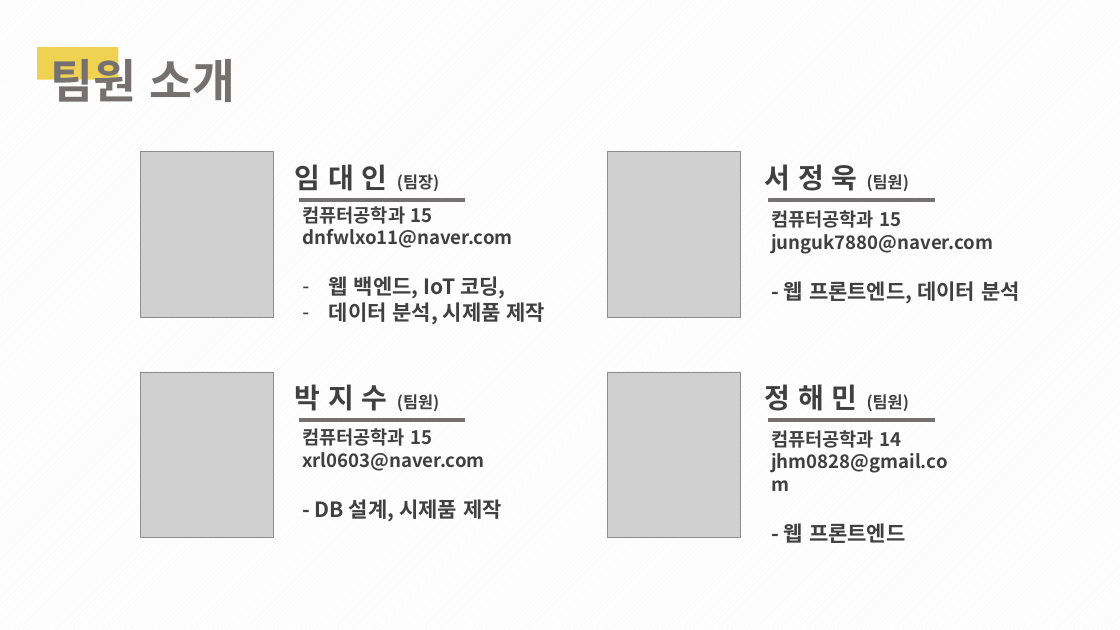
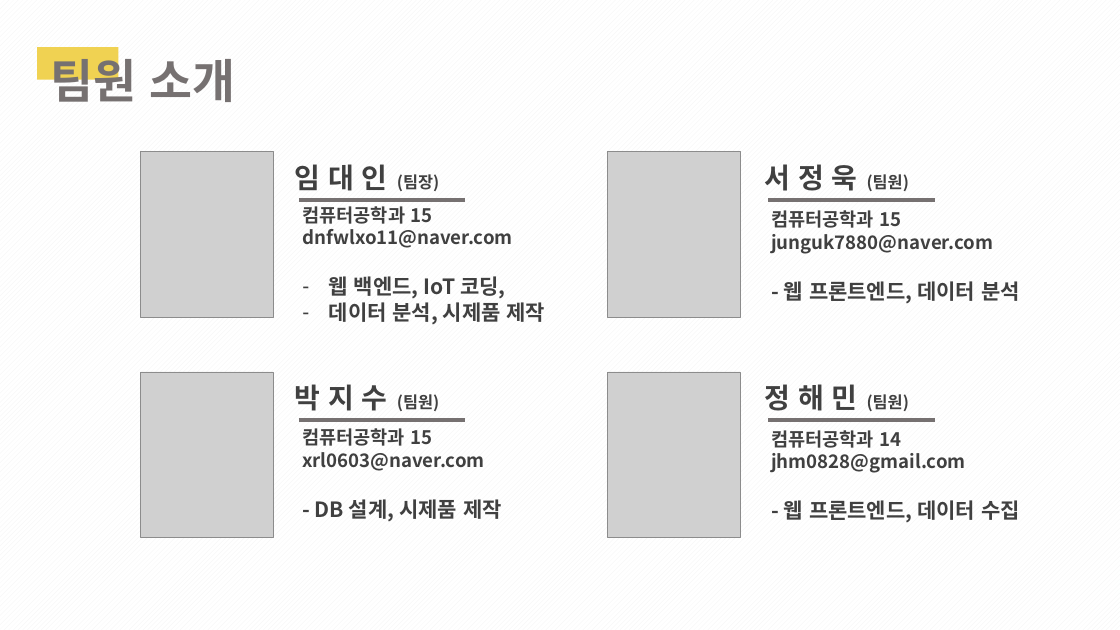
Before and after one commit to 1team-CapstonDesign1/weekly_Report, a slide deck: slide 4 of Week_11/1조_11주차_cd_발표PPT.pptx. Drawn at 1120x630 pixels with LibreOffice and Linux fonts; fonts in the diff are those of the drawing; grey boxes stand for pictures. Boxes give left, top, right and bottom in pixels: in the first picture for what was removed or moved away, otherwise in the second. Text is boxed around its words. In the diff, an @@ line names an element or a change of style, - is before the commit and + after.

```diff
--- a/Week_11/1조_11주차_cd_발표PPT.pptx
+++ b/Week_11/1조_11주차_cd_발표PPT.pptx
@@ text at [784, 498, 1020, 524]: text changed @@
-- 웹 프론트엔드
+- 웹 프론트엔드, 데이터 수집
```
Also in this commit, not shown: 1 other slide changed, 2 other files.
